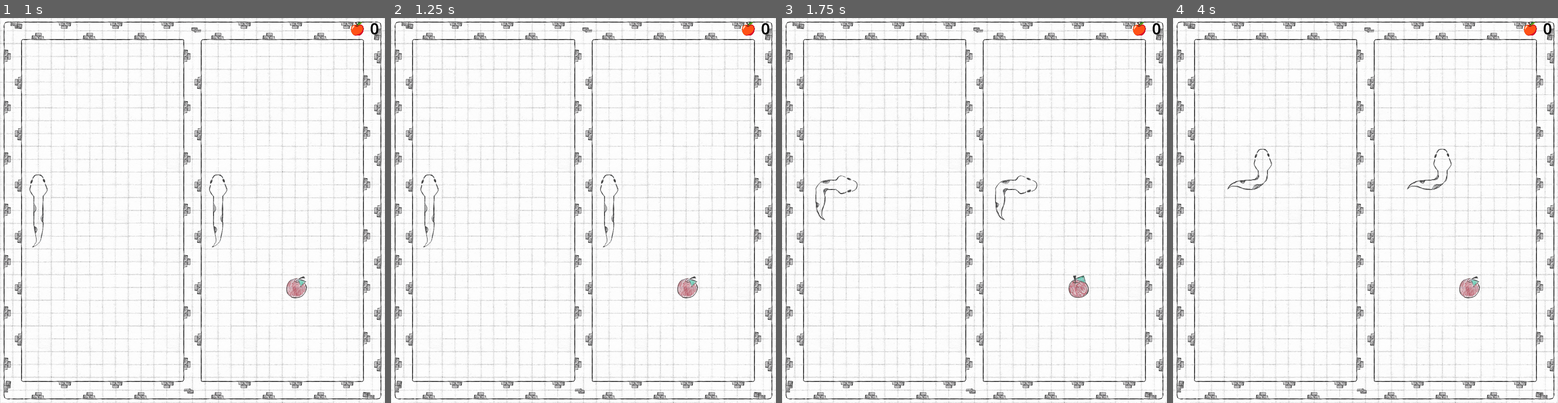
Above: before the commit, frames 1-4 (left to right).
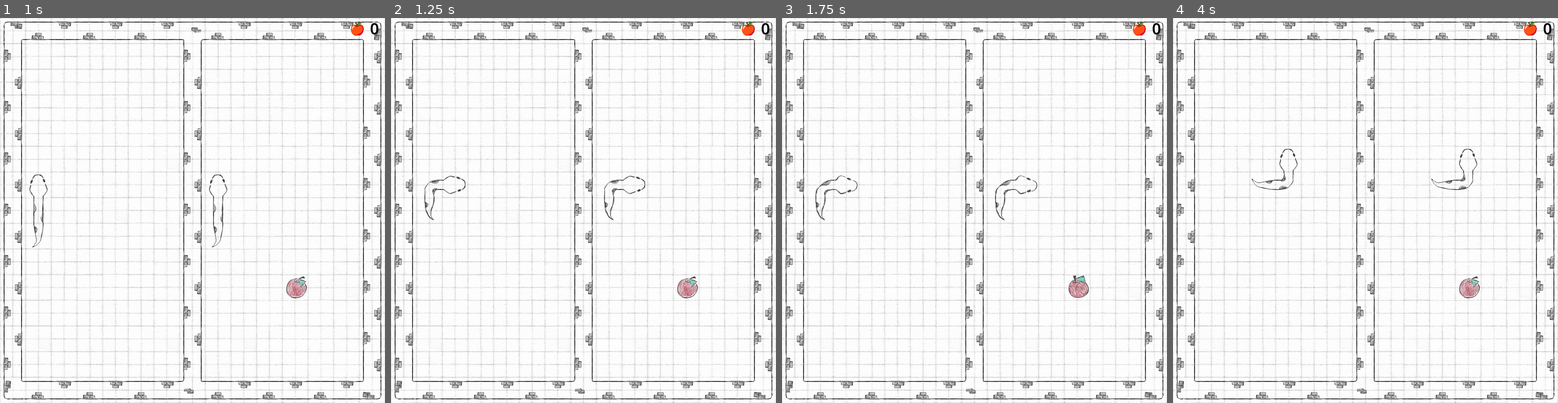
Above: after the commit, the same moments.

Repository: patribu7/It_is_a_snake_clone
Game: Godot game, scene res://scene/maps/map6.tscn
The game is run twice, just before and just after one commit, with the same random seed, the same clock (stepped at 60 frames per second) and the same inputs. This scene is started directly instead of the project's main scene.
Inputs:
- Up to frame 1 (1 s): hold Right (move_right) from 0.53 s (still down); tap Space (Space) at 0.6 s
- Up to frame 2 (1.25 s): keep holding Right (move_right)
- Up to frame 3 (1.75 s): release Right (move_right) at 1.28 s; hold Escape (back) from 1.28 s (still down); tap Space (Space) at 1.35 s
- Up to frame 4 (4 s): release Escape (back) at 2.03 s; hold Right (move_right) 2.03-2.78 s; tap Space (Space) at 2.1, 2.85, 3.6 s; tap Enter at 2.75 s; hold Up (move_up) 2.78-3.53 s; hold Left (move_left) from 3.53 s (still down)

Frame 1 is identical in both runs. In frame 2, 0.5% of the frame differs, in the area x 7-66%, y 40-60%; in frame 3, 0.1%; in frame 4, 0.6%, in the area x 14-80%, y 34-45%.

Commit message:
Fix bug in map6
on duble emit signal, toggle menu resut hide()

Diff:
--- a/scene/gui/box_panel.gd
+++ b/scene/gui/box_panel.gd
@@ -57,7 +57,6 @@
 				btn.disabled = false
 			else:
 				btn.disabled = true
-			print("unlocked ", GameData.unlocked_levels, " num i ", i)
 
 			box.add_child(btn)
 
--- a/scene/main/main.gd
+++ b/scene/main/main.gd
@@ -56,12 +56,6 @@
 		start_game_at_level(lv)
 
 
-func _on_stage_clear():
-	state_game = "stage_clear"
-	$GUI.toggle_menu(state_game)
-	GameData.unlocked_next_level_on_clear()
-
-
 func go_to_next_lv():
 	start_game_at_level($Game.level + 1)
 
@@ -83,6 +77,12 @@
 	$GUI.hide_menu()
 
 
+func _on_stage_clear():
+	state_game = "stage_clear"
+	$GUI.toggle_menu(state_game)
+	GameData.unlocked_next_level_on_clear()
+
+
 func _on_defeat():
 	state_game = "game_over"
 	$GUI.toggle_menu(state_game)
--- a/scene/maps/map6.tscn
+++ b/scene/maps/map6.tscn
@@ -93,6 +93,7 @@
 
 [node name="Map" type="Node"]
 script = ExtResource("1_q4rdx")
+start_timeout = 0.8
 decr_timeout = 0.3
 apples_to_unloack_goal = 7
 
--- a/scene/maps/script/game_map.gd
+++ b/scene/maps/script/game_map.gd
@@ -51,7 +51,6 @@
 	var game = get_parent()
 	if game.name == "Game":
 		game.stage_clear.emit()
-		print("win!")
 
 	else:
 		print("win!")
@@ -92,7 +91,6 @@
 func handler_snake(type):
 	if type == "apple":
 		$Snake.stretch()
-		print($Snake/Tail_queue.get_child_count())
 
 	elif type == "spider":
 		$Snake.leave_tail()
--- a/scene/maps/script/map6.gd
+++ b/scene/maps/script/map6.gd
@@ -1,6 +1,6 @@
 extends "res://scene/maps/script/game_map.gd"
 
-var is_win = false
+var already_signal_emit = false #assicurarsi che il segnare sia inviato una volta sola
 
 func _ready():
 	#apple score reset
@@ -29,41 +29,34 @@
 
 
 func animation_level_clear():
-	var i = 1
-	$Snake2/Timer.stop()
+	$Timer.stop()
+
 	$Snake2/Player.hide()
-	var t = $Snake2/Tail_queue.get_child_count()
-
-	var wag_tail = 0
-	while i < t:
-		var tail_block = $Snake2/Tail_queue.get_child(-1)
-		tail_block.free()
-		$Snake2/Tail_queue.get_child(-1).set_sprite_last_tail(wag_tail)
-		wag_tail = (wag_tail + 1) % 2
-		i += 1
-
-		await Global.wait(0.3)
+	$Snake2/Tail_queue.get_child(-1).free()
+	$Snake2/Tail_queue.get_child(-1).set_sprite_last_tail(1)
 
 
 func _on_snake_be_defeat():
 	var game = get_parent()
 
-	if not is_win:
+	if not already_signal_emit:
 
 		if game.name == "Game":
 			game.emit_signal("defeat")
+			already_signal_emit = true
 
 		else:
 			print("defeat!")
 
 
+
 func _on_snake_win():
-	is_win = true
 	await animation_level_clear()
+	var game = get_parent()
 
-	var game = get_parent()
 	if game.name == "Game":
 		game.stage_clear.emit()
+		already_signal_emit = true
 
 	else:
 		print("win!")
--- a/scene/snake/tail_queue.gd
+++ b/scene/snake/tail_queue.gd
@@ -8,7 +8,9 @@
 	move_child(tail_block, 0)
 	tail_block.position = player_pos
 	tail_block.velocity = player_velocity
-	tail_block.set_sprite(get_child(1).velocity)
+
+	if get_child(1) != null: #questo controllo è solo per map6
+		tail_block.set_sprite(get_child(1).velocity)
 
 	get_child(-1).set_sprite_last_tail(wag_tail)
 	wag_tail = (wag_tail + 1) % 2
@@ -16,7 +18,7 @@
 	tail_block.show() #se non è visibile nel caso sia stata aggiunta con stretch()
 
 
-func add_tail(pos): #issue nel caso la mela appaia all'inizio questo nodo non è pronto e crasha
+func add_tail(pos):
 	var num = get_child_count() + 1
 	var tail = _tail.instantiate()
 	tail.name += str(num)
